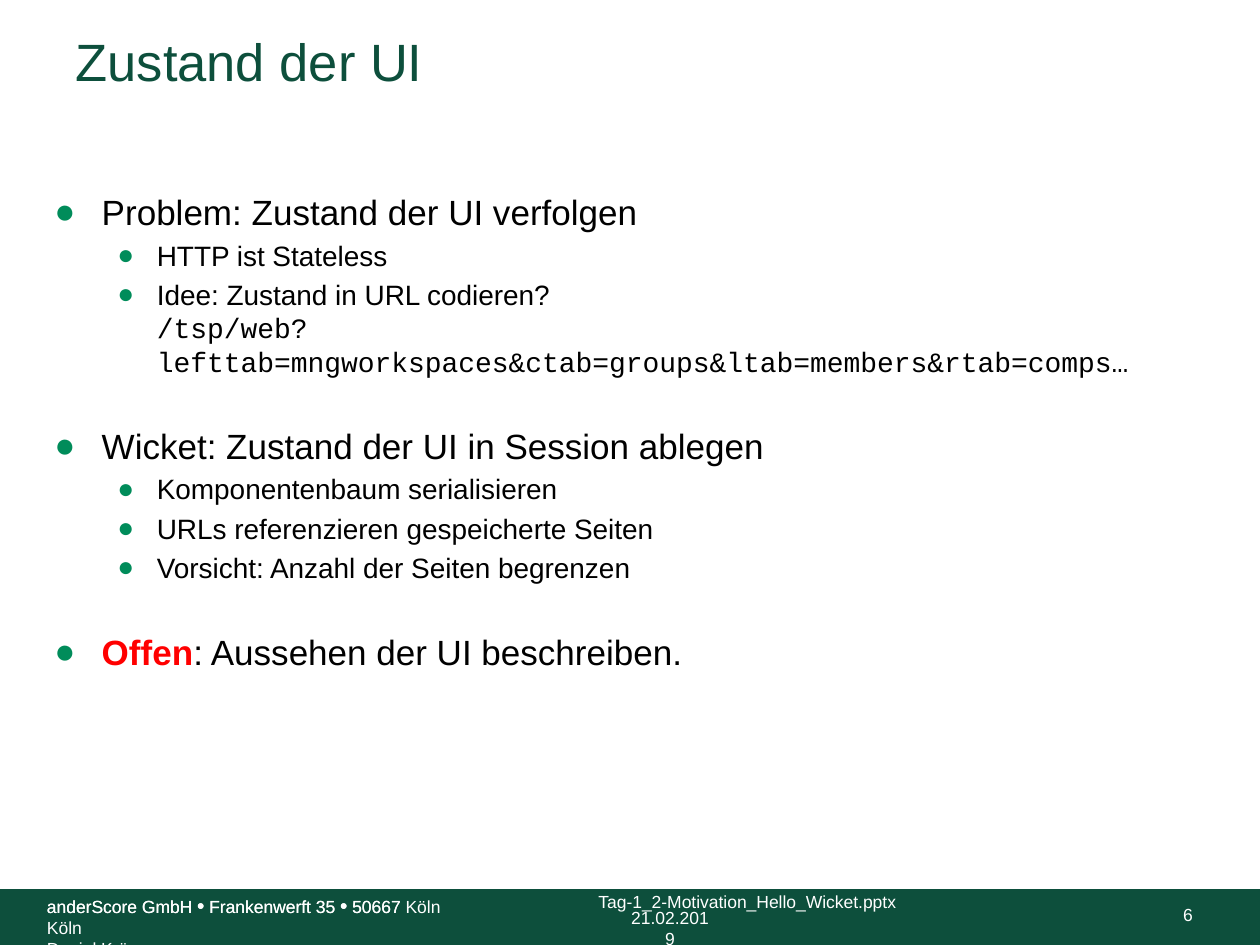
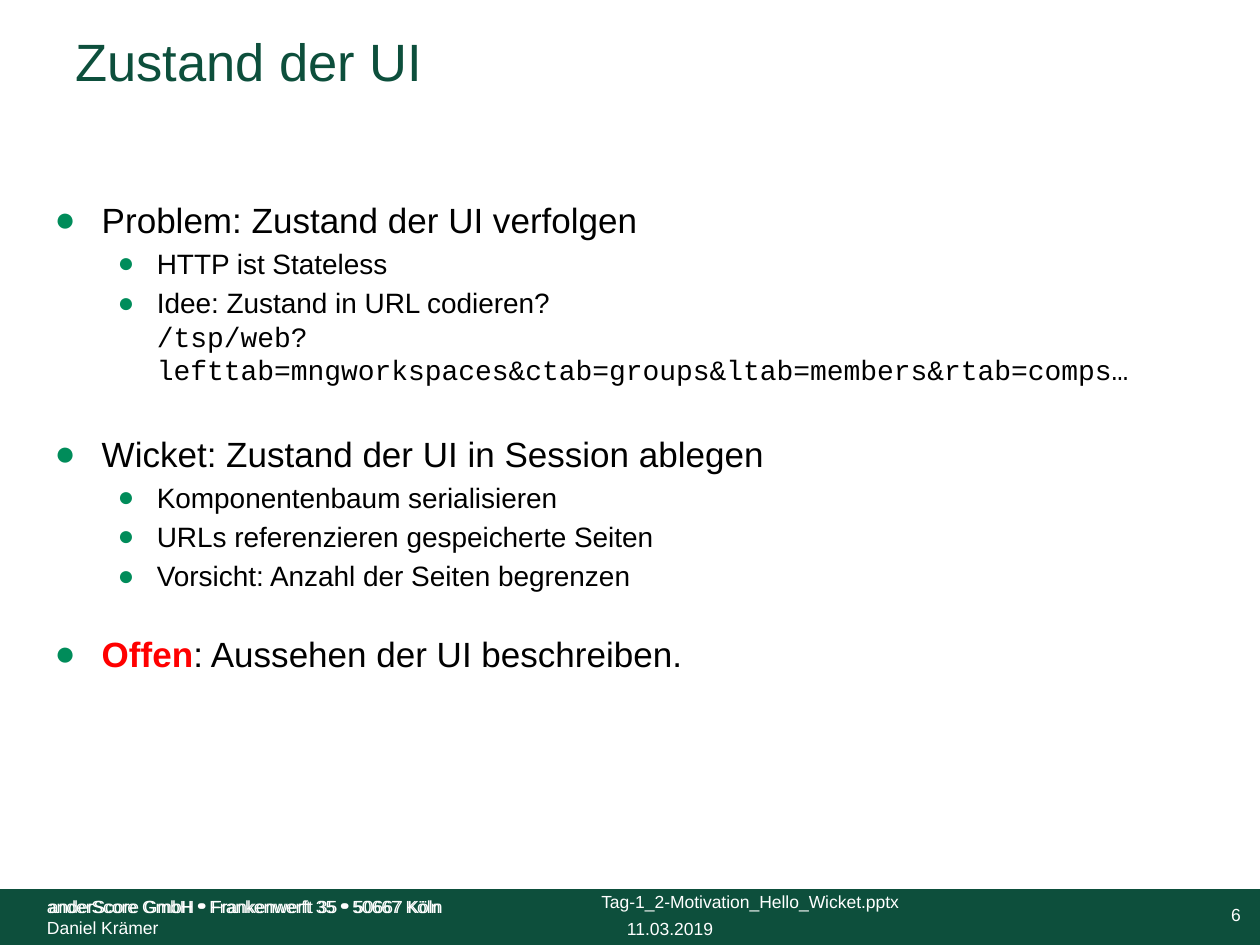
Before and after one commit to anderscore-gmbh/wicket-training, a slide deck: slide 6 of slides/Tag-1_2-Motivation_Hello_Wicket.pptx. Drawn at 1260x945 pixels with LibreOffice and Linux fonts; fonts in the diff are those of the drawing; background and template pictures are left out. Boxes give left, top, right and bottom in pixels: in the first picture for what was removed or moved away, otherwise in the second. Text is boxed around its words. In the diff, an @@ line names an element or a change of style, - is before the commit and + after.

```diff
--- a/slides/Tag-1_2-Motivation_Hello_Wicket.pptx
+++ b/slides/Tag-1_2-Motivation_Hello_Wicket.pptx
@@ text "Problem: Zustand der UI verfolgen" at box(102, 207, 1129, 668): indent changed @@
@@ text "anderScore GmbH • Frankenwerft 35 ..." rewrapped from box(47, 921, 82, 934) to box(47, 899, 443, 934) @@
@@ page number: place and size @@
-page number at box(1183, 908, 1193, 921)
+page number at box(1231, 908, 1241, 921)
@@ text at box(627, 922, 713, 935): text changed @@
-21.02.2019
+11.03.2019
```
Also in this commit, not shown: 18 other slides changed, 2 slides added, 2 slides removed.
